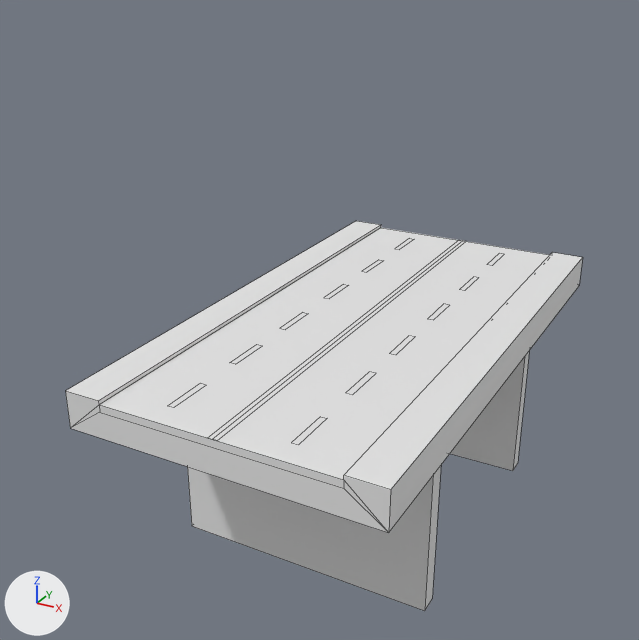
Before and after pictures for a commit that changed the FBX model Mystics Project/Assets/polyperfect/Low Poly Ultimate Pack/T/- Meshes_T/Terrains_T/Tiles_T/bridge-mainroad.fbx.
Rendered twice from a 50 mm lens placed at (19.5, -41.1, 19.5), pointed at (-2.2, -1.7, -0.3). The axes (+X, +Y, +Z) are drawn at lower left. The lights are the same throughout. Mesh edges are drawn as thin lines.

Objects in the first picture: 'bridge-mainroad'.
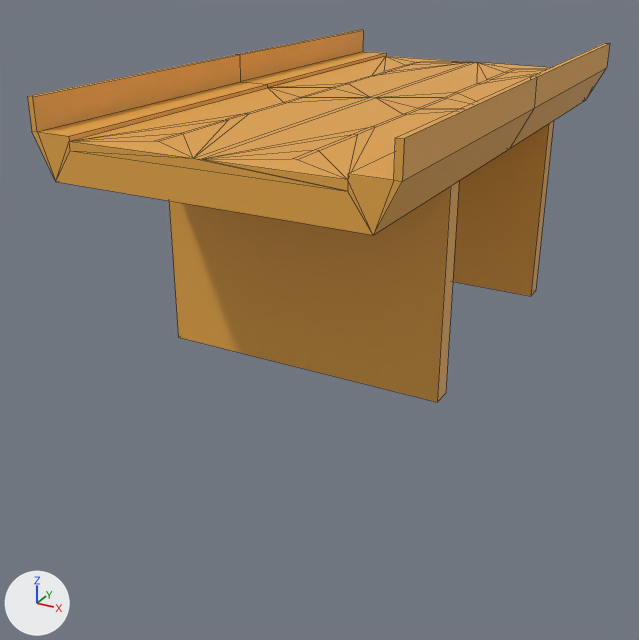
The change, as a diff of the scene's bpy script:
```diff
--- a/Mystics Project/Assets/polyperfect/Low Poly Ultimate Pack/T/- Meshes_T/Terrains_T/Tiles_T/bridge-mainroad.fbx.py
+++ b/Mystics Project/Assets/polyperfect/Low Poly Ultimate Pack/T/- Meshes_T/Terrains_T/Tiles_T/bridge-mainroad.fbx.py
@@ mat_lowpoly_colors @@
 mat_lowpoly_colors = principled_material('LOWPOLY-COLORS')
-mat_lowpoly_colors.base_color = (0.8, 0.8, 0.8)  # white #e7e7e7
+mat_lowpoly_colors.base_color = (0.8, 0.388, 0.0631)  # orange #e7a747
 mat_lowpoly_colors.roughness = 0.553
@@ me_bridge_mainroad @@
 # used by ob_bridge_mainroad; location = (0.0, 0.0, 0.0); rotation_euler = (1.571, 0.0, 0.0), in degrees (90, 0, 0); scale = (0.01, 0.01, 0.01)
-me_bridge_mainroad.from_pydata(...)  # 90 vertices, 44 faces; spans x -825.0..825.0, y -1200.0..0.0, z -1500.0..1500.0
+me_bridge_mainroad.from_pydata(...)  # 116 vertices, 134 faces; spans x -8.0..8.0, y 0.0..13.0, z -15.0..15.0
+# me_bridge_mainroad part 1: the loose piece of 8 vertices spanning x -725.0..725.0, y -1200.0..-200.0, z 675.0..775.0 is scaled about its middle by 0.01, then moved by (0.0, 705.0, -718.0)
+# me_bridge_mainroad part 2: the loose piece of 8 vertices spanning x -725.0..725.0, y -1200.0..-200.0, z -775.0..-675.0 is scaled about its middle by (0.01, 0.01, -0.01), then moved by (0.0, 705.0, 718.0)
+# me_bridge_mainroad part 3: a new loose piece of 100 vertices spanning x -8.0..8.0, y 10.0..13.0, z -15.0..15.0, in mat_lowpoly_colors (orange #e7a747)
+# me_bridge_mainroad part 4: 12 loose pieces with 48 vertices, spanning x -343.0..343.0, y -18.0, z -1364.0..1364.0, are deleted
+# me_bridge_mainroad part 5
+# 26 vertices are removed from x -825.0..825.0, y -200.0..0.0, z -1500.0..1500.0
+# 22 faces are deleted
 me_bridge_mainroad.materials.append(mat_lowpoly_colors)
@@ ob_bridge_mainroad @@
 ob_bridge_mainroad.rotation_euler = (1.571, 0.0, 0.0)  # degrees (90, 0, 0)
-ob_bridge_mainroad.scale = (0.01, 0.01, 0.01)
```

Changed parts and their boxes [x1, y1, x2, y2] in the pictures (639 x 640 px; the box of a moved part takes in the faces that stretch with it):
'bridge-mainroad', recoloured, reshaped, rescaled (13% wider)
    before: [66, 221, 583, 611]
    after: [27, 30, 610, 402]
part 1 of me_bridge_mainroad, moved or reshaped
    before: [188, 466, 441, 611]
    after: [169, 181, 459, 402]
part 2 of me_bridge_mainroad, moved or reshaped
    before: [450, 350, 530, 471]
    after: [453, 121, 554, 296]
part 3 of me_bridge_mainroad, added (orange)
    after: [27, 30, 610, 235]
part 4 of me_bridge_mainroad, deleted
    before: [168, 238, 504, 445]
part 5 of me_bridge_mainroad, deleted
    before: [66, 221, 583, 533]
